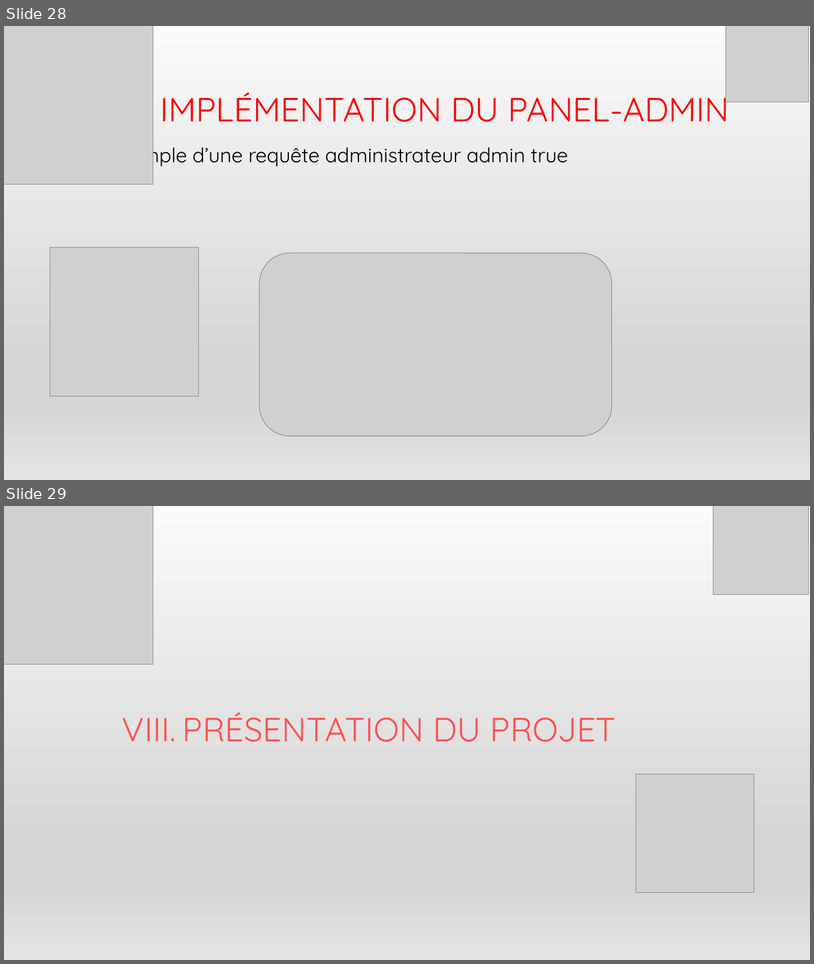
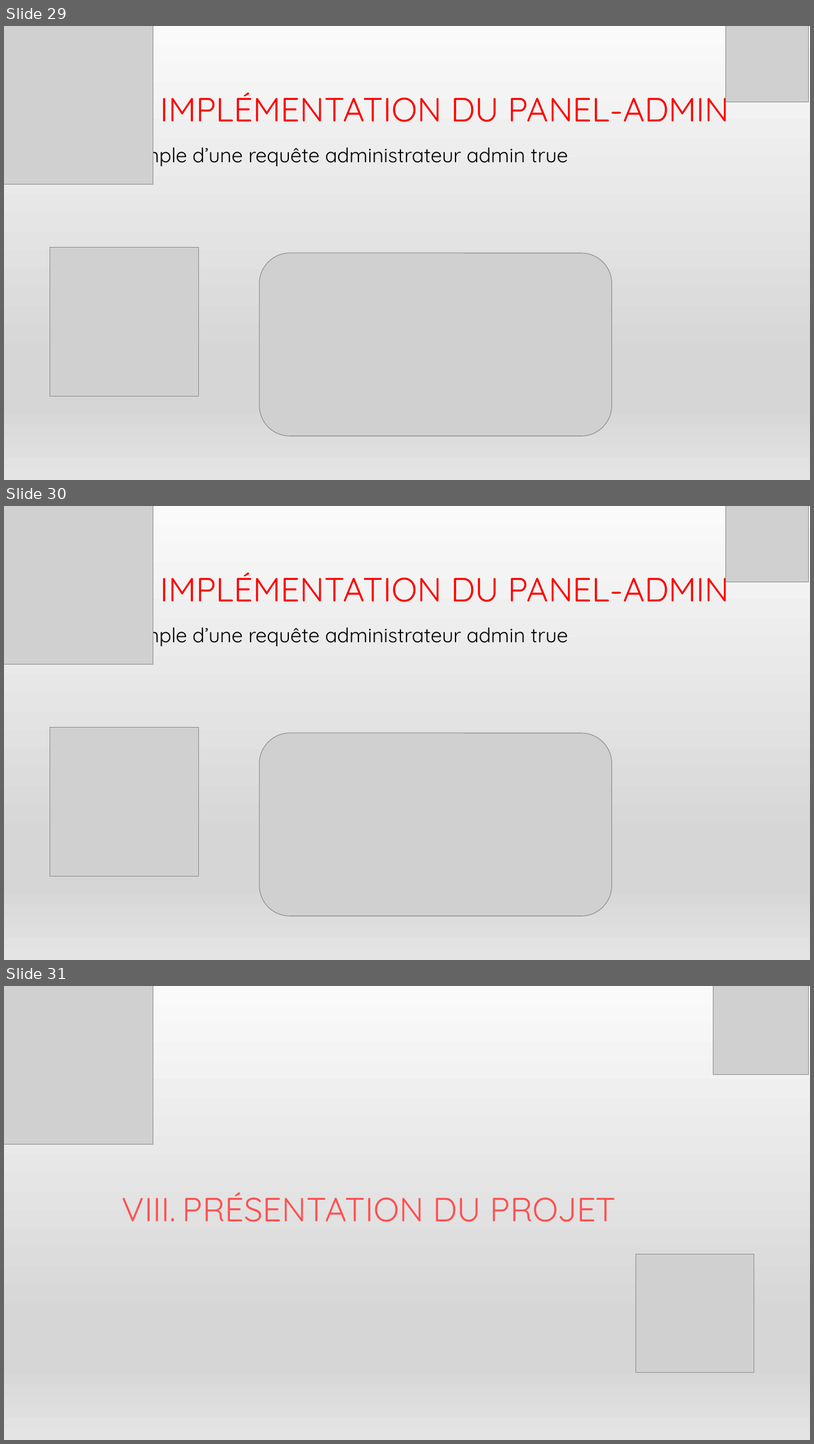
Before and after one commit to S-mkds/CDA-Dossiers-Professionnels, a slide deck: Présentation_Projet_Professionnel.pptx. Shown one above the other, each under a label of ours: slides 28 and 29 before the commit, slides 29, 30 and 31 after it. The pictures are 814x964 and 814x1444 pixels, drawn with LibreOffice and Linux fonts; fonts in the diff are those of the drawing; grey boxes stand for pictures. Boxes give left, top, right and bottom in pixels: in the first picture for what was removed or moved away, otherwise in the second. Text is boxed around its words. In the diff, an @@ line names an element or a change of style, - is before the commit and + after.

```diff
--- a/Présentation_Projet_Professionnel.pptx
+++ b/Présentation_Projet_Professionnel.pptx
@@ slide 30 added at (x1=4, y1=506, x2=810, y2=960), background gradient #F2F2F2 to #E7E6E6 to #FFFFFF to #D0CECE; not listed: 1 template element that a slide beside it also shows @@
@@ picture added at (x1=4, y1=506, x2=153, y2=664) @@
@@ picture added at (x1=726, y1=506, x2=809, y2=582) @@
@@ title added at (x1=160, y1=567, x2=730, y2=602), 40 pt, text #FF0000 @@
+VII. IMPLÉMENTATION DU PANEL-ADMIN
@@ text added at (x1=109, y1=622, x2=568, y2=648), 24 pt, text #000000 @@
+• Exemple d’une requête administrateur admin true
@@ picture added at (x1=50, y1=727, x2=199, y2=876) @@
@@ picture added at (x1=259, y1=733, x2=612, y2=916) @@
@@ what was slide 28 is now slide 29 @@
@@ what was slide 29 is now slide 31 @@
```
Also in this commit, not shown: 1 other slide added, 7 other files.
